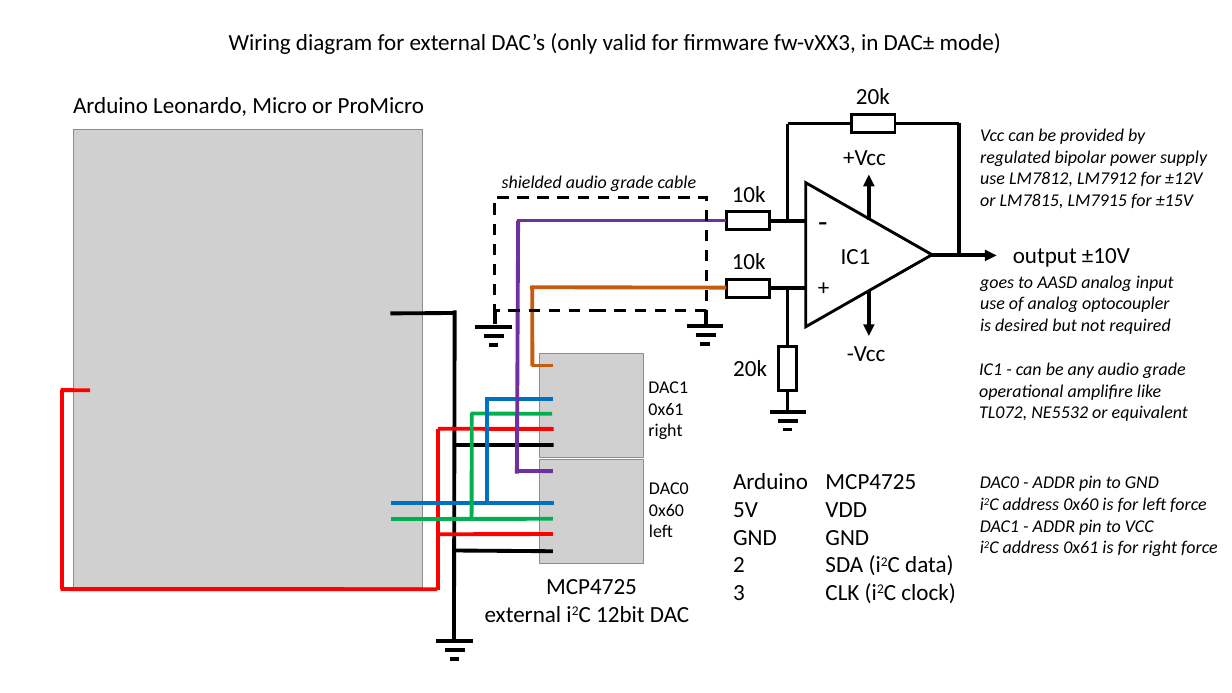
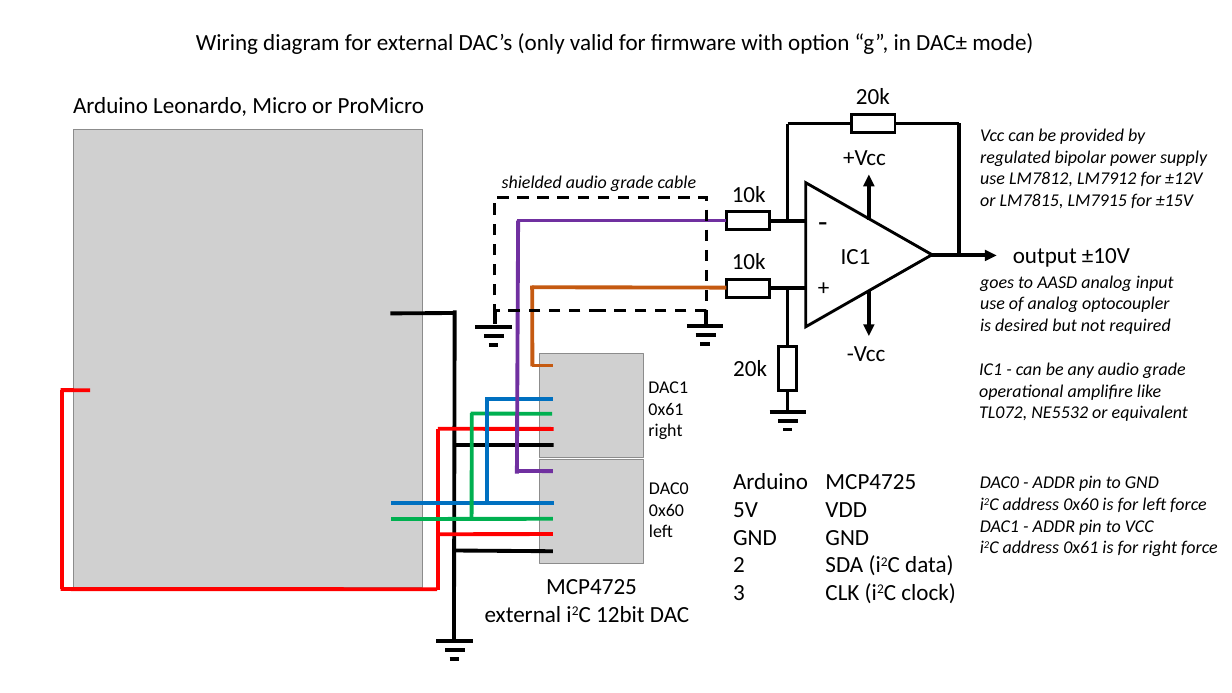
Before and after one commit to ranenbg/Arduino-FFB-wheel, a slide deck: slide 1 of brWheel_my/wirings/mcp4725_wiring_diagram.pptx. Drawn at 1232x693 pixels with LibreOffice and Linux fonts; fonts in the diff are those of the drawing; grey boxes stand for pictures; background and template pictures are left out. Boxes give left, top, right and bottom in pixels: in the first picture for what was removed or moved away, otherwise in the second. Text is boxed around its words. In the diff, an @@ line names an element or a change of style, - is before the commit and + after.

Commit message:
updated wirings

```diff
--- a/brWheel_my/wirings/mcp4725_wiring_diagram.pptx
+++ b/brWheel_my/wirings/mcp4725_wiring_diagram.pptx
@@ text at (196, 33, 1033, 54): text changed @@
-Wiring diagram for external DAC’s (only valid for firmware fw-vXX3, in DAC± mode)
+Wiring diagram for external DAC’s (only valid for firmware with option “g”, in DAC± mode)
```
Also in this commit, not shown: 1 other file.
